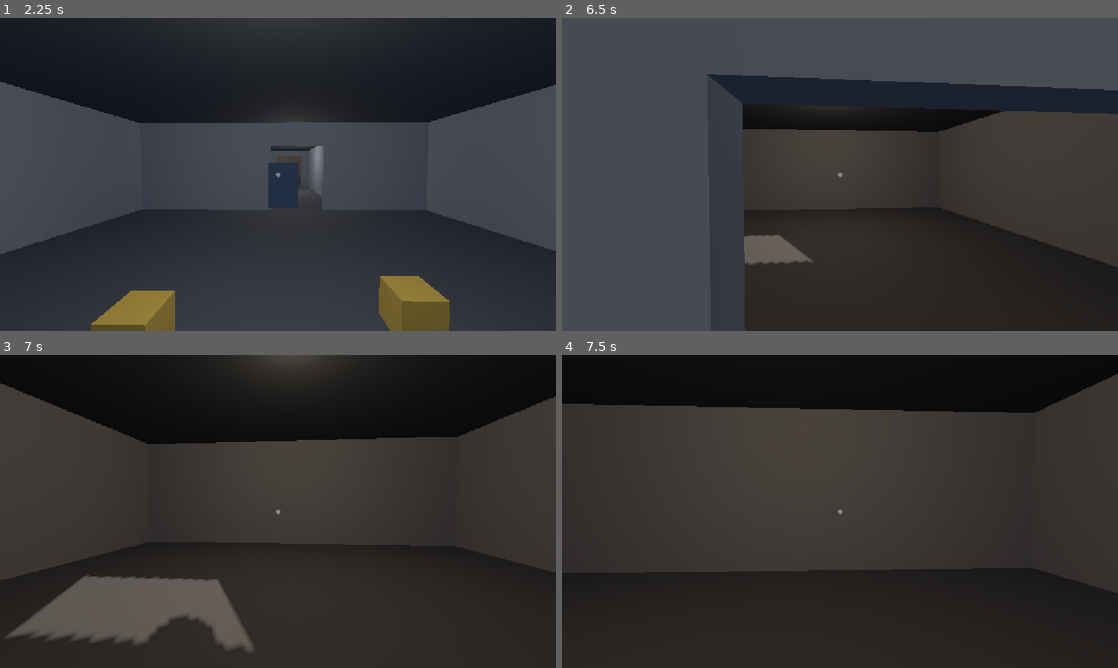
Above: before the commit, frames 1-4 (two rows, left to right).
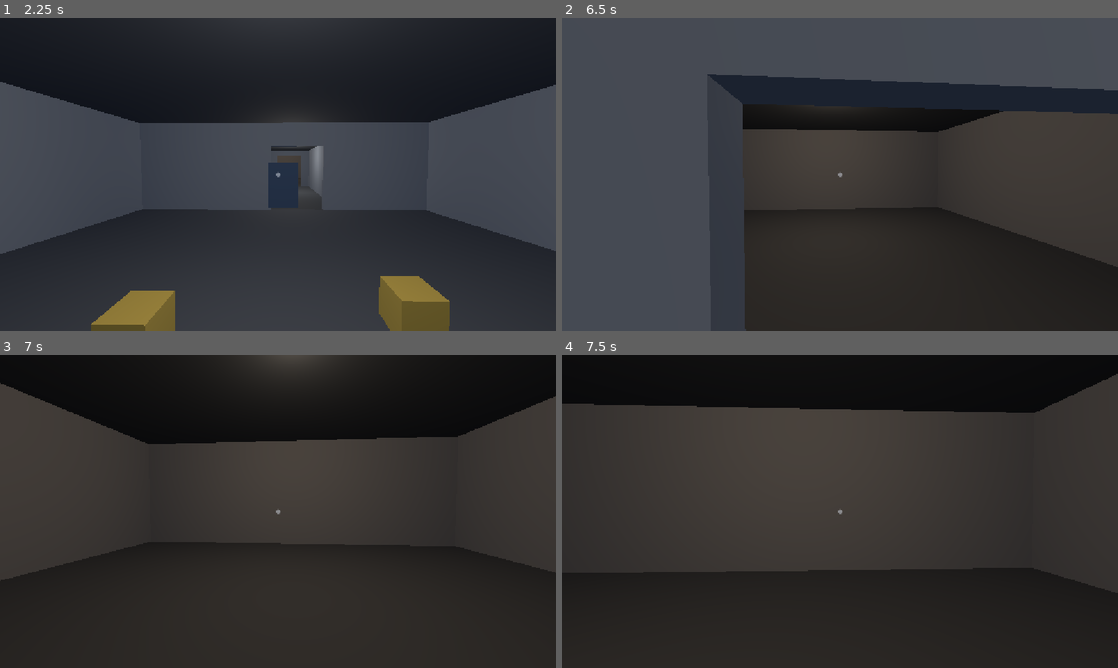
Above: after the commit, the same moments.

Repository: Joony/gmtk-game-jam-2026
Game: Godot game, scene res://scenes/main_menu.tscn
Same seed, same stepped clock (60 frames per second), same inputs: the game is played once before the commit and once after it. This scene is started directly instead of the project's main scene.
Inputs (mouse positions are in pixels of both pictures, inside the frame that each line leads up to):
- Up to frame 1 (2.25 s): click "Play" at 0.5 s; click "START" at 1.25 s; tap Enter at 2 s; move the mouse to (272, 180) at 2.02 s; hold W (forward) from 2.03 s (still down); hold E (interact) from 2.03 s (still down)
- Up to frame 2 (6.5 s): tap Space (jump) at 2.27, 3.02, 4.52, 5.27, 6.02 s; move the mouse to (878, 177) at 2.77 s; release E (interact) at 2.78 s; click (878, 177) at 2.85 s; move the mouse to (795, 171) at 3.52 s; hold E (interact) 3.53-4.28 s; move the mouse to (845, 174) at 4.27 s; release W (forward) at 4.28 s; hold A (left) 4.28-5.03 s; click (845, 174) at 4.35 s; move the mouse to (817, 168) at 5.02 s; hold E (interact) 5.03-5.78 s; hold W (forward) from 5.03 s (still down); move the mouse to (867, 174) at 5.77 s; click (867, 174) at 5.85 s
- Up to frame 3 (7 s): keep holding W (forward); move the mouse to (250, 511) at 6.52 s; hold E (interact) from 6.53 s (still down)
- Up to frame 4 (7.5 s): move the mouse to (851, 505) at 7.27 s; release W (forward) at 7.28 s; release E (interact) at 7.28 s; hold D (right) from 7.28 s (still down); click (851, 505) at 7.35 s

Frame 1 is identical in both runs. In frame 2, 0.8% of the frame differs, in the area x 32-46%, y 69-79%; in frame 3, 6.2%, in the area x 1-46%, y 70-95%; in frame 4, nothing differs.

Commit message:
Fix wall gap where a shorter room joins a taller one
Wall coverage was tracked only along the wall line, so when the shorter room
claimed a stretch first the taller room's wall above it was never built - you
could see over the join into the void, most visibly above the corridor/engine
room doorway. Coverage is now tracked in height too.

Co-Authored-By: Claude Fable 5 <noreply@anthropic.com>

Diff:
--- a/scripts/level/room_builder.gd
+++ b/scripts/level/room_builder.gd
@@ -166,48 +166,86 @@
 	var runs_along_x := absf(end.x - start.x) > absf(end.y - start.y)
 
 	var key := ("H:%.3f" % start.y) if runs_along_x else ("V:%.3f" % start.x)
-	# A lintel and a full wall can share a line without being the same thing.
-	key += "|door" if has_door else "|solid"
 	var lo := minf(start.x, end.x) if runs_along_x else minf(start.y, end.y)
 	var hi := maxf(start.x, end.x) if runs_along_x else maxf(start.y, end.y)
-
+	# What this room needs vertically here: full height, or a lintel above an opening.
+	var need_bottom := doorway_height if has_door else 0.0
+	var need_top := room.height
+	if need_top - need_bottom < 0.01:
+		return
+
+	# Coverage is tracked in TWO dimensions — along the line AND in height. Tracking
+	# only the span was a bug: a shorter room claiming a stretch first left the taller
+	# room's wall above it unbuilt, so you could see over the join into the void.
 	var existing: Array = _spans.get(key, [])
-	for piece in subtract_spans(Vector2(lo, hi), existing):
-		if piece.y - piece.x < 0.01:
+
+	# Cut the span at every existing edge inside it, so each sub-span has uniform
+	# vertical coverage and can be handled with a plain 1D subtraction.
+	var cuts: Array[float] = [lo, hi]
+	for entry in existing:
+		if entry["hi"] <= lo or entry["lo"] >= hi:
 			continue
-		var piece_start := Vector2(piece.x, start.y) if runs_along_x else Vector2(start.x, piece.x)
-		var piece_end := Vector2(piece.y, start.y) if runs_along_x else Vector2(start.x, piece.y)
-		_create_wall(piece_start, piece_end, room, material, has_door)
-		existing.append(piece)
+		if entry["lo"] > lo and entry["lo"] < hi:
+			cuts.append(entry["lo"])
+		if entry["hi"] > lo and entry["hi"] < hi:
+			cuts.append(entry["hi"])
+	cuts.sort()
+
+	var added: Array = []
+	for i in cuts.size() - 1:
+		var a: float = cuts[i]
+		var b: float = cuts[i + 1]
+		if b - a < 0.01:
+			continue
+		var mid := (a + b) * 0.5
+		var covered: Array[Vector2] = []
+		for entry in existing:
+			if entry["lo"] <= mid and entry["hi"] >= mid:
+				covered.append(Vector2(entry["y0"], entry["y1"]))
+		for band in subtract_spans(Vector2(need_bottom, need_top), covered):
+			if band.y - band.x < 0.01:
+				continue
+			_create_wall(a, b, band.x, band.y, start, runs_along_x, room, material)
+			added.append({"lo": a, "hi": b, "y0": band.x, "y1": band.y})
+	for entry in added:
+		existing.append(entry)
 	_spans[key] = existing
 
 
-func _create_wall(start: Vector2, end: Vector2, room: Room, material: StandardMaterial3D, has_door: bool) -> void:
-	var length := start.distance_to(end) * tile_size
-	if length < 0.01:
+# One wall box: `a`..`b` along the line, `y_bottom`..`y_top` in height.
+func _create_wall(
+	a: float,
+	b: float,
+	y_bottom: float,
+	y_top: float,
+	line: Vector2,
+	runs_along_x: bool,
+	room: Room,
+	material: StandardMaterial3D
+) -> void:
+	var length := (b - a) * tile_size
+	var wall_height := y_top - y_bottom
+	if length < 0.01 or wall_height < 0.01:
 		return
-	var runs_along_x := absf(end.x - start.x) > absf(end.y - start.y)
-
-	# Above a doorway only a lintel remains.
-	var wall_height := room.height - doorway_height if has_door else room.height
-	if wall_height <= 0.01:
-		return
-	var y_offset := doorway_height if has_door else 0.0
 
 	var size := Vector3(length, wall_height, wall_thickness)
-	if not runs_along_x:
+	var centre: Vector2
+	if runs_along_x:
+		centre = grid_to_world((a + b) * 0.5, line.y)
+	else:
 		size = Vector3(wall_thickness, wall_height, length)
-
-	var centre := grid_to_world((start.x + end.x) * 0.5, (start.y + end.y) * 0.5)
+		centre = grid_to_world(line.x, (a + b) * 0.5)
+
 	var body := _make_box(
-		"Wall_%s_%.1f_%.1f" % [room.id, start.x, start.y],
+		"Wall_%s_%.1f_%.1f" % [room.id, a, y_bottom],
 		size,
-		Vector3(centre.x, y_offset + wall_height * 0.5, centre.y),
+		Vector3(centre.x, y_bottom + wall_height * 0.5, centre.y),
 		material,
 		true
 	)
 	body.add_to_group(GROUP_WALL)
-	if has_door:
+	if y_bottom > 0.01:
+		# Sits above an opening (a lintel) or above a shorter neighbour's wall.
 		body.set_meta("lintel", true)
 
 
--- a/tests/smoke_room_builder.gd
+++ b/tests/smoke_room_builder.gd
@@ -173,11 +173,77 @@
 	var into_lintel := PhysicsRayQueryParameters3D.create(Vector3(4, 2.6, 2), Vector3(4, 2.6, -2))
 	_check("lintel above the opening is solid", not space.intersect_ray(into_lintel).is_empty())
 
+	# --- Mismatched room heights must not leave a gap above the join --------
+	# REGRESSION: coverage used to be tracked only along the wall line, so when the
+	# SHORTER room claimed a stretch first, the taller room's wall above it was never
+	# built and you could see over the join into the void.
+	b5.free()
+	await physics_frame
+
+	var b6 := _new_builder(world)
+	b6.build_lights = false
+	# Short room FIRST — that is the order that used to break.
+	b6.add_room(Rect2i(2, 6, 4, 6), {"id": "short", "height": 2.5})
+	b6.add_room(Rect2i(0, 0, 8, 6), {"id": "tall", "height": 4.0})
+	b6.add_doorway(Vector2(4, 6), Doorway.Axis.X, 2.0)
+	b6.build()
+	await process_frame
+	await physics_frame
+	await physics_frame
+
+	var space6 := world.get_world_3d().direct_space_state
+	# Above the short room's ceiling but below the tall room's: must be walled,
+	# both over the doorway and over the short room's solid wall stretch.
+	var over_door := PhysicsRayQueryParameters3D.create(Vector3(4, 3.2, 4), Vector3(4, 3.2, 8))
+	_check(
+		"wall exists above the doorway where the neighbour is shorter",
+		not space6.intersect_ray(over_door).is_empty()
+	)
+	var over_wall := PhysicsRayQueryParameters3D.create(Vector3(2.5, 3.2, 4), Vector3(2.5, 3.2, 8))
+	_check(
+		"wall exists above a shorter neighbour's wall stretch",
+		not space6.intersect_ray(over_wall).is_empty()
+	)
+	# ...and the doorway itself is still an opening at head height.
+	var still_open := PhysicsRayQueryParameters3D.create(Vector3(4, 1.2, 4), Vector3(4, 1.2, 8))
+	_check("the doorway is still passable after the fix", space6.intersect_ray(still_open).is_empty())
+
+	# The reverse order must behave identically (taller room first).
+	b6.free()
+	await physics_frame
+	var b7 := _new_builder(world)
+	b7.build_lights = false
+	b7.add_room(Rect2i(0, 0, 8, 6), {"id": "tall", "height": 4.0})
+	b7.add_room(Rect2i(2, 6, 4, 6), {"id": "short", "height": 2.5})
+	b7.add_doorway(Vector2(4, 6), Doorway.Axis.X, 2.0)
+	b7.build()
+	await process_frame
+	await physics_frame
+	await physics_frame
+	var space7 := world.get_world_3d().direct_space_state
+	var over_door_b := PhysicsRayQueryParameters3D.create(Vector3(4, 3.2, 4), Vector3(4, 3.2, 8))
+	_check(
+		"wall above the join regardless of build order",
+		not space7.intersect_ray(over_door_b).is_empty()
+	)
+	var open_b := PhysicsRayQueryParameters3D.create(Vector3(4, 1.2, 4), Vector3(4, 1.2, 8))
+	_check("doorway passable regardless of build order", space7.intersect_ray(open_b).is_empty())
+	b7.free()
+	await physics_frame
+
 	# --- Rebuild is idempotent ----------------------------------------------
-	var before := _count_in_group(b5.get_node("Built"), RoomBuilder.GROUP_WALL)
-	b5.build()
-	await process_frame
-	var after := _count_in_group(b5.get_node("Built"), RoomBuilder.GROUP_WALL)
+	var b8 := _new_builder(world)
+	b8.build_lights = false
+	b8.add_room(Rect2i(0, 0, 8, 8), {"id": "phys", "height": 3.0})
+	b8.add_doorway(Vector2(4, 0), Doorway.Axis.X, 2.0)
+	b8.build()
+	await process_frame
+	var before := _count_in_group(b8.get_node("Built"), RoomBuilder.GROUP_WALL)
+	b8.build()
+	await process_frame
+	var after := _count_in_group(b8.get_node("Built"), RoomBuilder.GROUP_WALL)
+	b8.free()
+	await physics_frame
 	_check("rebuilding produces the same geometry (%d -> %d)" % [before, after], before == after)
 
 	# --- The actual ship layout builds and is walkable ----------------------
Not shown, added: tests/smoke_room_builder.gd.uid
Not shown, changed: TODO.md
Not shown, changed: docs/features/room-builder.md
